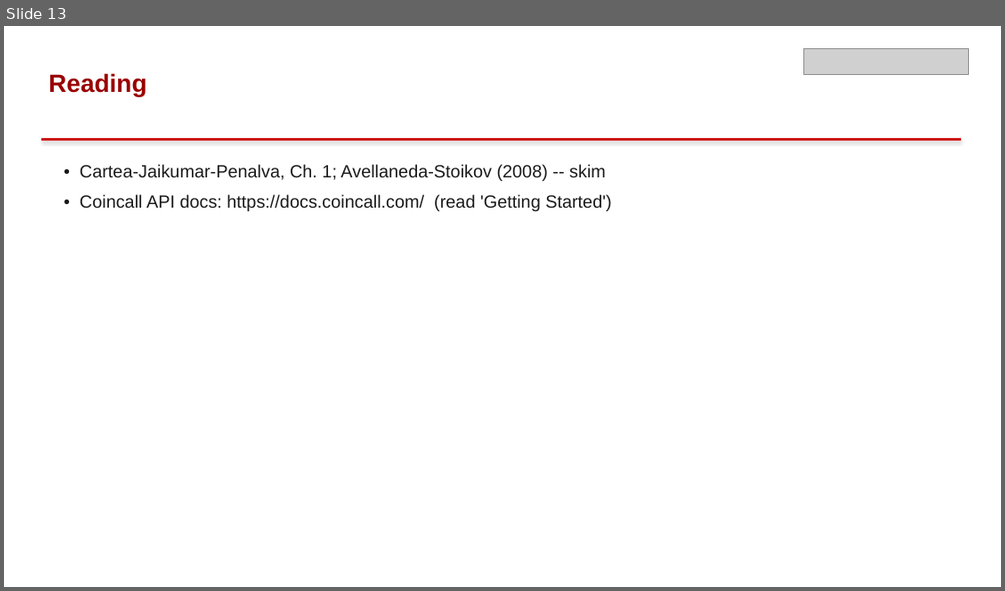
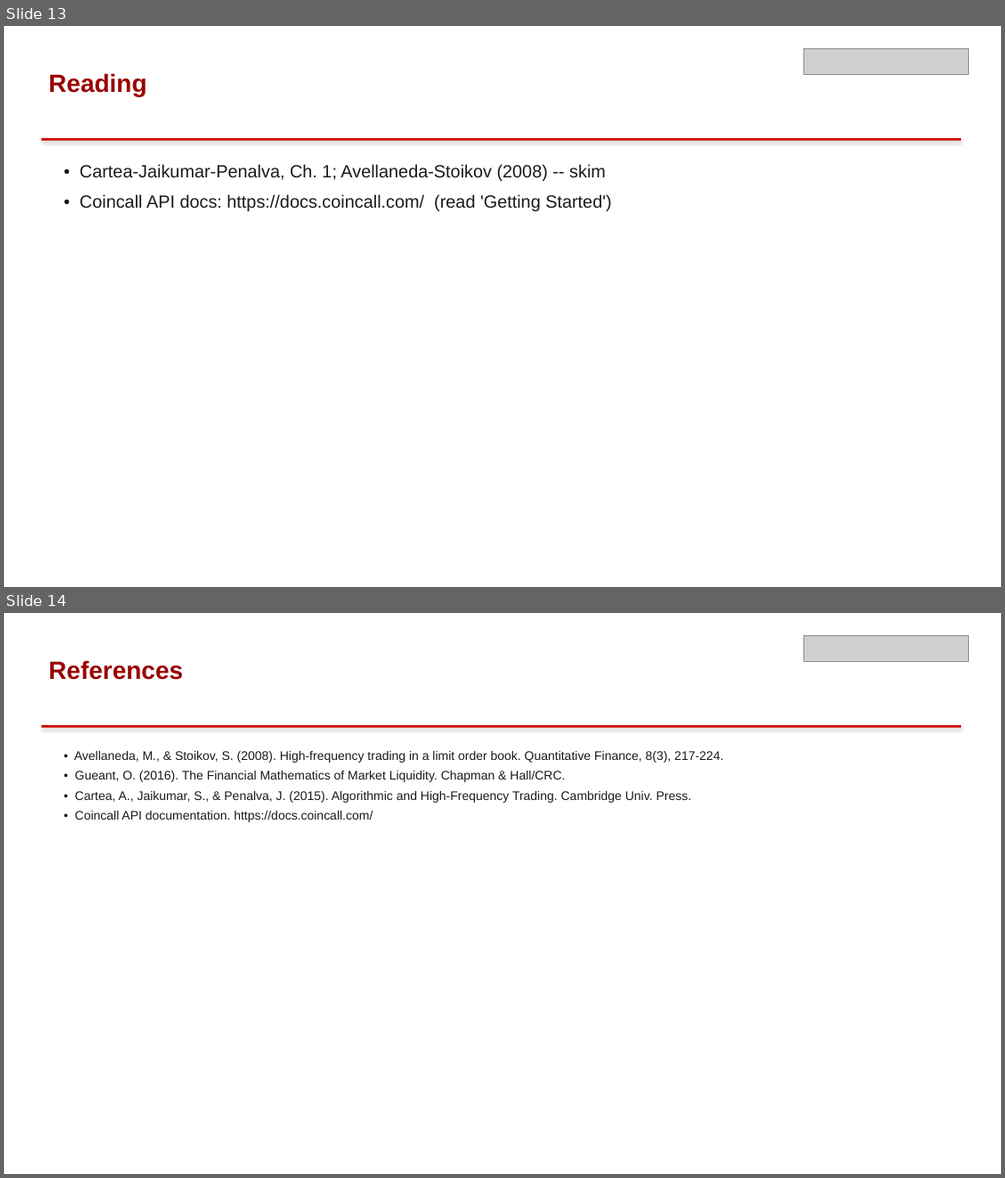
Before and after one commit to dendisuhubdy/ncsu_finmath_summer_2026, a slide deck: weekly_presentations/week01_introduction.pptx. Shown one above the other, each under a label of ours: slide 13 before the commit, slides 13 and 14 after it. The pictures are 1005x591 and 1005x1178 pixels, drawn with LibreOffice and Linux fonts; fonts in the diff are those of the drawing; grey boxes stand for pictures. Boxes give left, top, right and bottom in pixels: in the first picture for what was removed or moved away, otherwise in the second. Text is boxed around its words. In the diff, an @@ line names an element or a change of style, - is before the commit and + after.

```diff
--- a/weekly_presentations/week01_introduction.pptx
+++ b/weekly_presentations/week01_introduction.pptx
@@ slide 14 added at [4,613,1001,1174], background #FFFFFF @@
@@ picture added at [804,635,969,662] @@
@@ text added at [48,660,183,680], 24 pt, text #990000, bold @@
+References
@@ rectangle added at [41,725,961,728], fill #CC0000 @@
@@ text added at [74,751,723,822], 12 pt, text #1A1A1A @@
+• Avellaneda, M., & Stoikov, S. (2008). High-frequency trading in a limit order book. Quantitative Finance, 8(3), 217-224.
+• Gueant, O. (2016). The Financial Mathematics of Market Liquidity. Chapman & Hall/CRC.
+• Cartea, A., Jaikumar, S., & Penalva, J. (2015). Algorithmic and High-Frequency Trading. Cambridge Univ. Press.
+• Coincall API documentation. https://docs.coincall.com/
```
Also in this commit, not shown: 30 other files.
